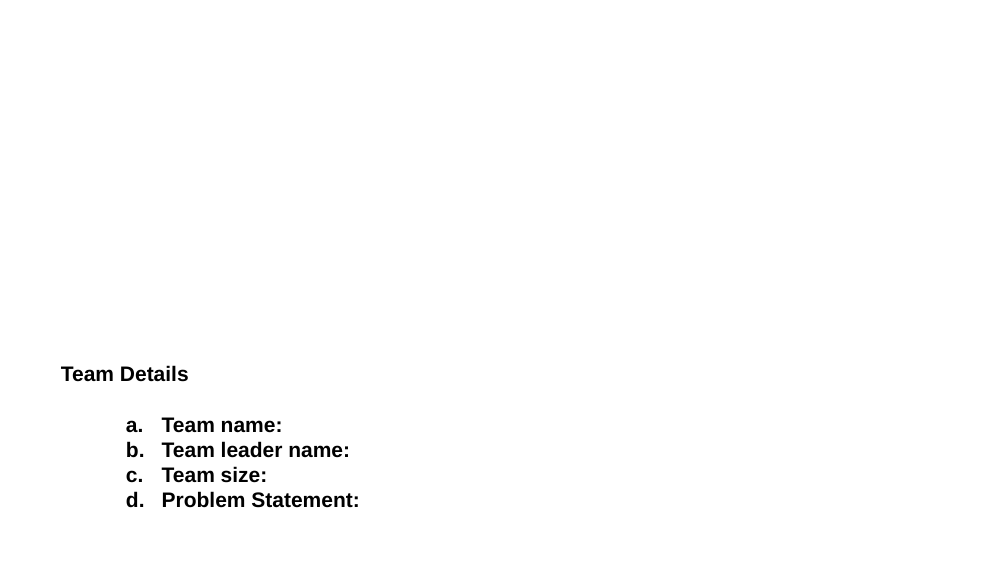
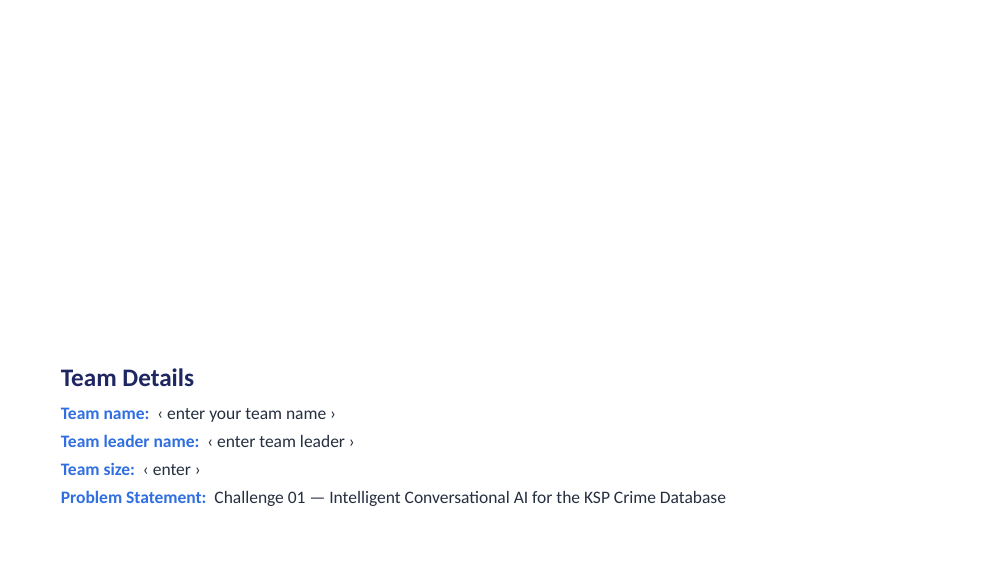
Before and after one commit to Rahulcse79/ksp-crime-intelligence-copilot, a slide deck: slide 1 of Docs/KSP Datathon 2026 _ Prototype Submission Template.pptx. Drawn at 1008x567 pixels with LibreOffice and Linux fonts; fonts in the diff are those of the drawing; background and template pictures are left out. Boxes give left, top, right and bottom in pixels: in the first picture for what was removed or moved away, otherwise in the second. Text is boxed around its words. In the diff, an @@ line names an element or a change of style, - is before the commit and + after.

```diff
--- a/Docs/KSP Datathon 2026 _ Prototype Submission Template.pptx
+++ b/Docs/KSP Datathon 2026 _ Prototype Submission Template.pptx
@@ text at [61,368,194,386]: size 15 to 18 pt, font Arial to Calibri, text colour #000000 to #1E2761 in "Team Details"; more space between paragraphs @@
@@ text at [61,407,726,506]: text changed; size 15 to 12.5 pt; font Arial to Calibri; text colour #000000 to #262F40; bold off @@
-  a. Team name:
-  b. Team leader name:
-  c. Team size:
-  d. Problem Statement:
+Team name: ‹ enter your team name ›
+Team leader name: ‹ enter team leader ›
+Team size: ‹ enter ›
+Problem Statement: Challenge 01 — Intelligent Conversational AI for the KSP Crime Database
```
Also in this commit, not shown: 12 other slides changed, 1 slide added, 1 slide removed, 2 other files.
